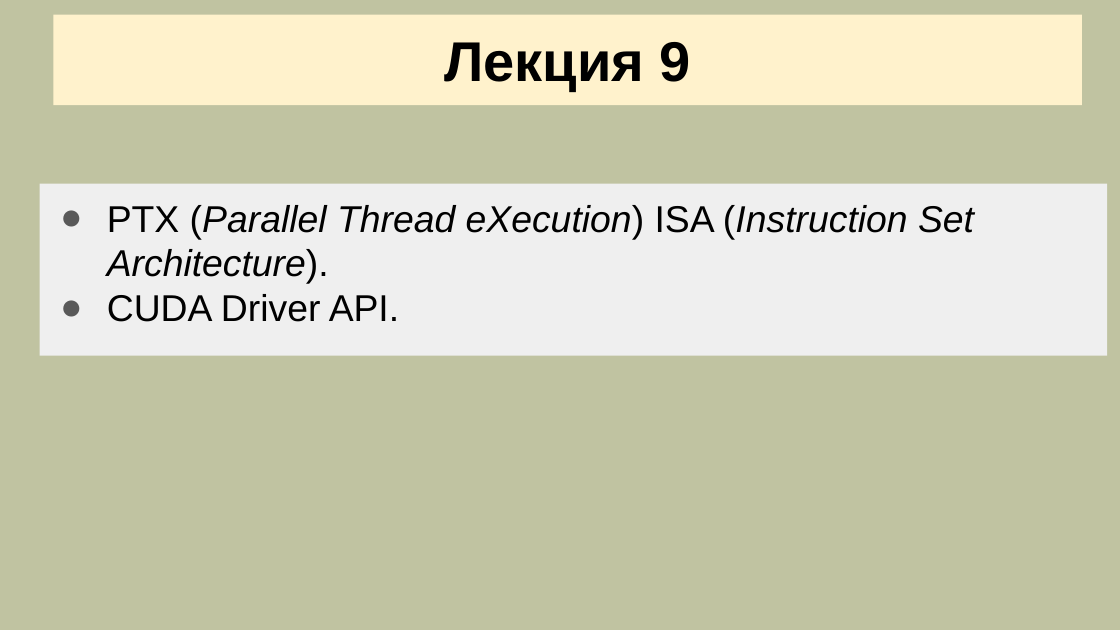
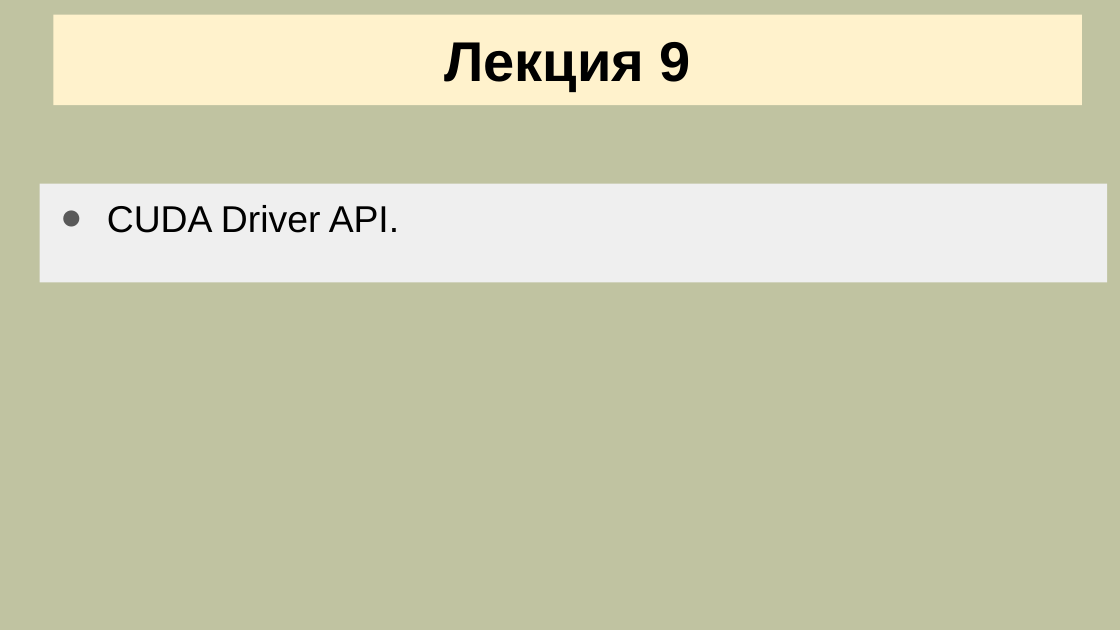
Before and after one commit to mlkv52/sibsutis_cuda_bachelors-2025, a slide deck: slide 1 of Лекции/pptx/Лекция9-ПГП-2025.pptx. Drawn at 1120x630 pixels with LibreOffice and Linux fonts; fonts in the diff are those of the drawing. Boxes give left, top, right and bottom in pixels: in the first picture for what was removed or moved away, otherwise in the second. Text is boxed around its words. In the diff, an @@ line names an element or a change of style, - is before the commit and + after.

```diff
--- a/Лекции/pptx/Лекция9-ПГП-2025.pptx
+++ b/Лекции/pptx/Лекция9-ПГП-2025.pptx
@@ rectangle "CUDA Driver API.": place and size @@
-rectangle "CUDA Driver API." at bbox=[39, 184, 1107, 356]
+rectangle "CUDA Driver API." at bbox=[39, 184, 1107, 282]
@@ text in rectangle at bbox=[107, 205, 974, 284]: paragraph removed @@
-● PTX (Parallel Thread eXecution) ISA (Instruction Set Architecture).
```
Also in this commit, not shown: 3 other slides changed, 10 slides added, 2 slides removed.
